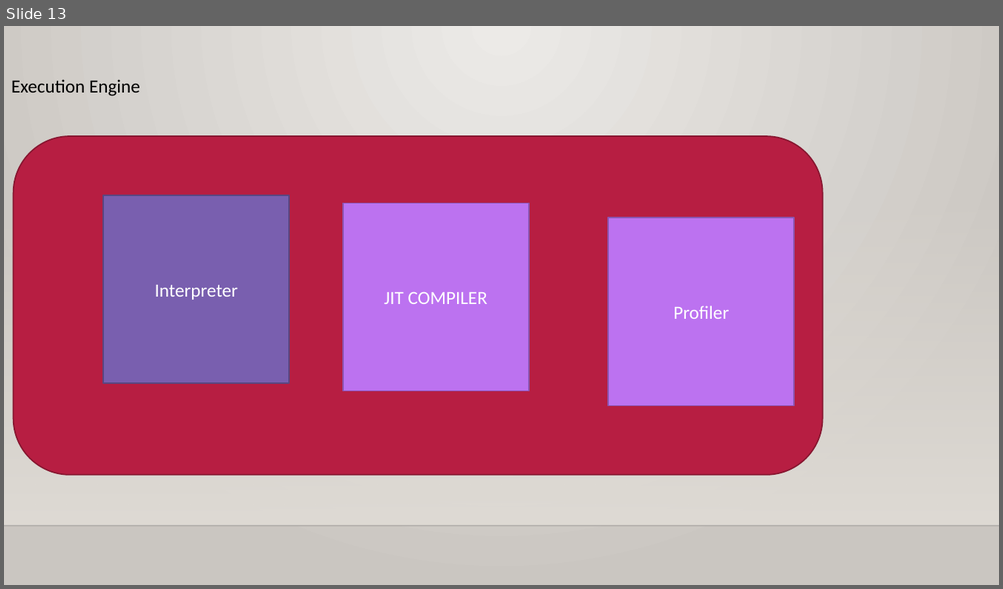
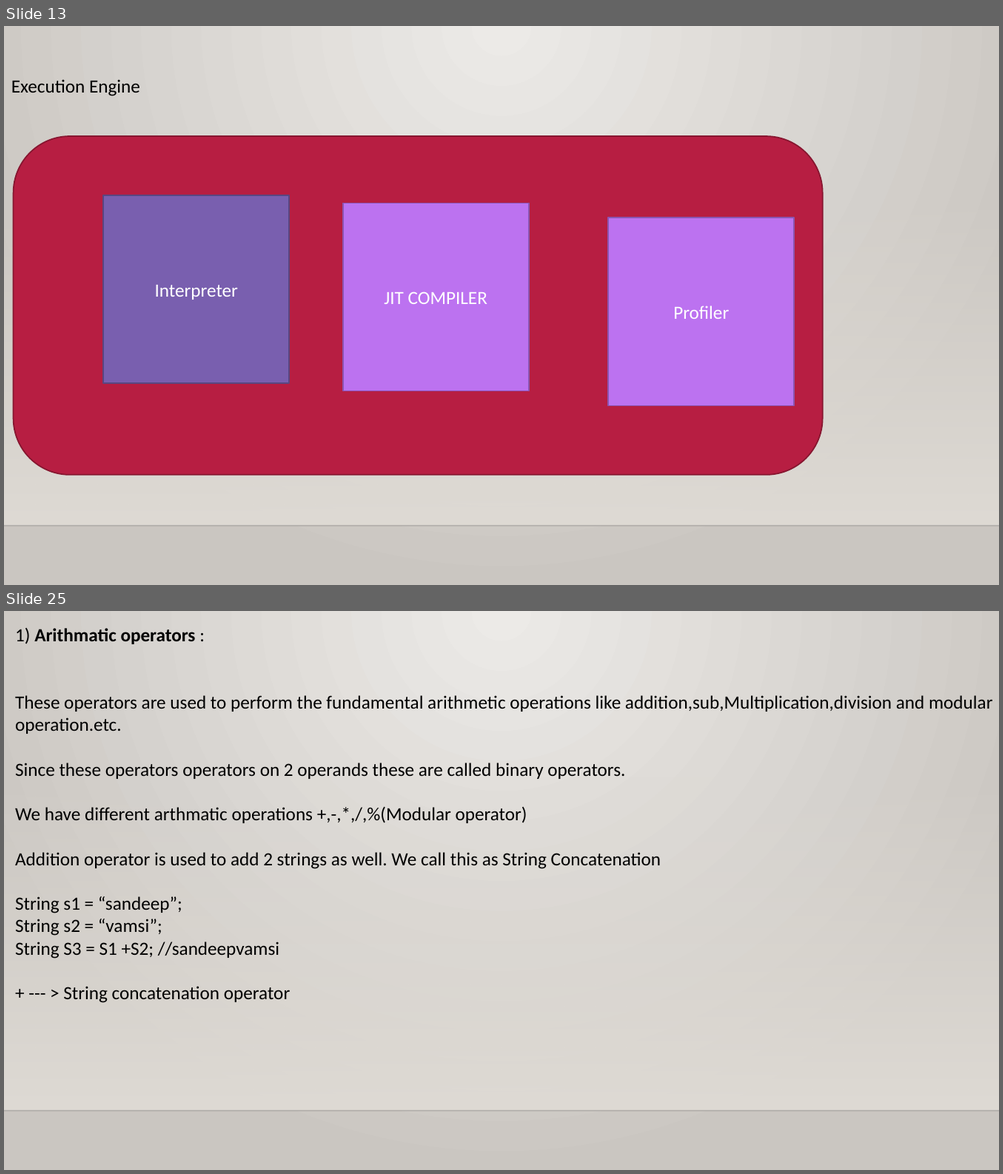
Before and after one commit to vamsisandeep143/javabatch, a slide deck: Core Java training.pptx. Shown one above the other, each under a label of ours: slide 13 before the commit, slides 13 and 25 after it; the slides between them are not shown. The pictures are 1003x589 and 1003x1174 pixels, drawn with LibreOffice and Linux fonts; fonts in the diff are those of the drawing; background and template pictures are left out. Boxes give left, top, right and bottom in pixels: in the first picture for what was removed or moved away, otherwise in the second. Text is boxed around its words. In the diff, an @@ line names an element or a change of style, - is before the commit and + after.

```diff
--- a/Core Java training.pptx
+++ b/Core Java training.pptx
@@ slide 25 added at (4,611,999,1170), background gradient #ECEAE7 to #CAC7C1; not listed: 2 template elements that a slide beside it also shows @@
@@ text added at (15,628,992,1003), 18 pt, text #000000 @@
+1) Arithmatic operators :
+These operators are used to perform the fundamental arithmetic operations like addition,sub,Multiplication,division and modular operation.etc.
+Since these operators operators on 2 operands these are called binary operators.
+We have different arthmatic operations +,-,*,/,%(Modular operator)
+Addition operator is used to add 2 strings as well. We call this as String Concatenation
+String s1 = “sandeep”;
+String s2 = “vamsi”;
+String S3 = S1 +S2; //sandeepvamsi
++ --- > String concatenation operator
```
Also in this commit, not shown: 3 slides changed, 30 other slides added, 9 slides removed.
